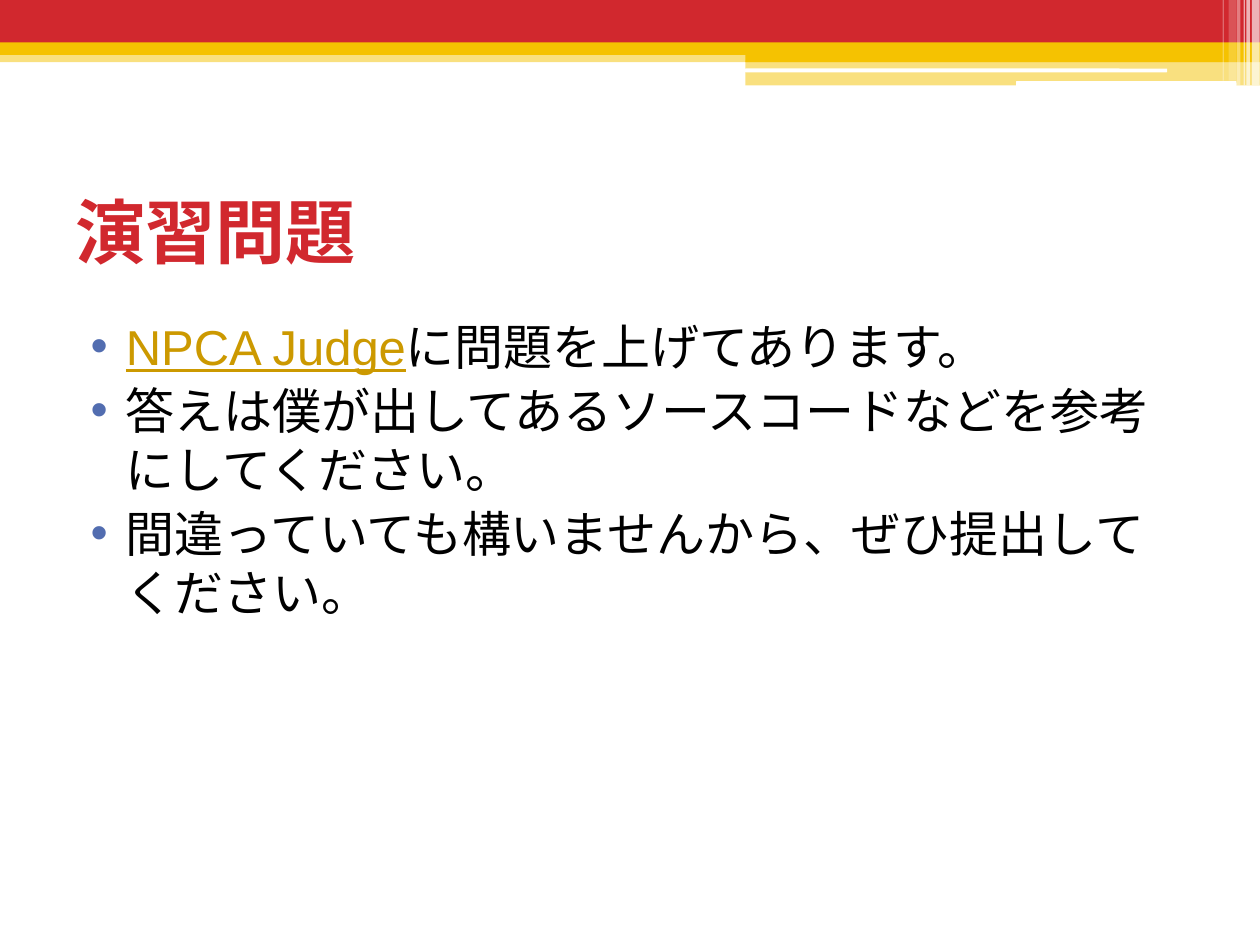
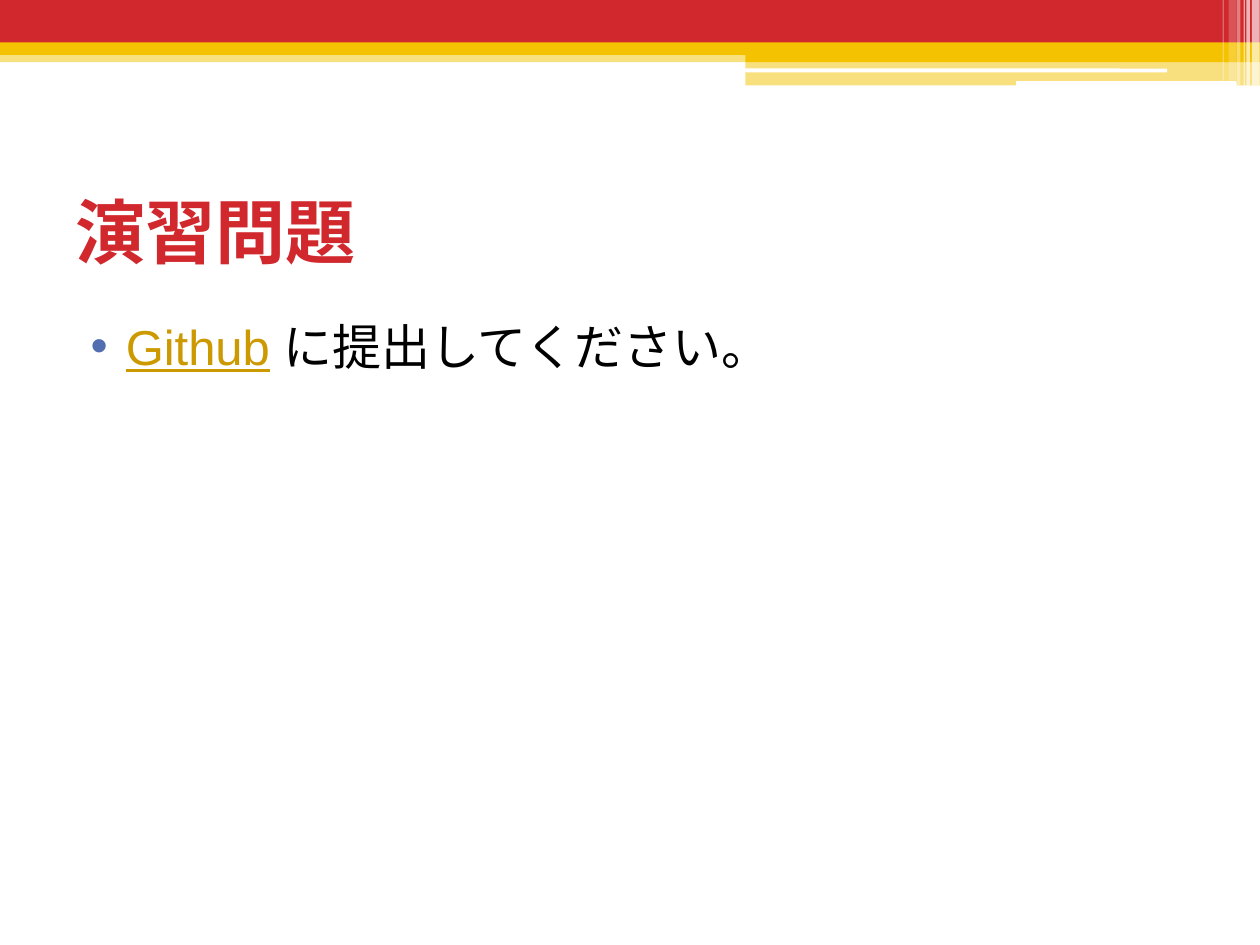
Before and after one commit to shiatsumat/HaskellLecture, a slide deck: slide 183 of 2_monad/slides/2_monad.pptx. Drawn at 1260x945 pixels with LibreOffice and Linux fonts; fonts in the diff are those of the drawing. Boxes give left, top, right and bottom in pixels: in the first picture for what was removed or moved away, otherwise in the second. Text is boxed around its words. In the diff, an @@ line names an element or a change of style, - is before the commit and + after.

```diff
--- a/2_monad/slides/2_monad.pptx
+++ b/2_monad/slides/2_monad.pptx
@@ text at (126, 324, 770, 372): text changed @@
-• NPCA Judgeに問題を上げてあります。
-• 答えは僕が出してあるソースコードなどを参考にしてください。
-• 間違っていても構いませんから、ぜひ提出してください。
+• Github に提出してください。
```
Also in this commit, not shown: 1 other slide changed, 4 other files.
